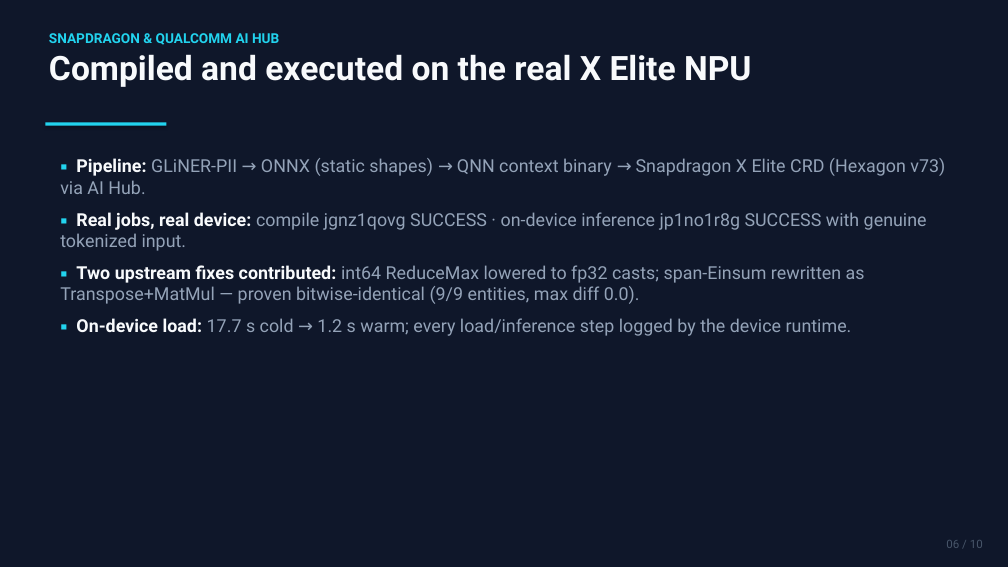
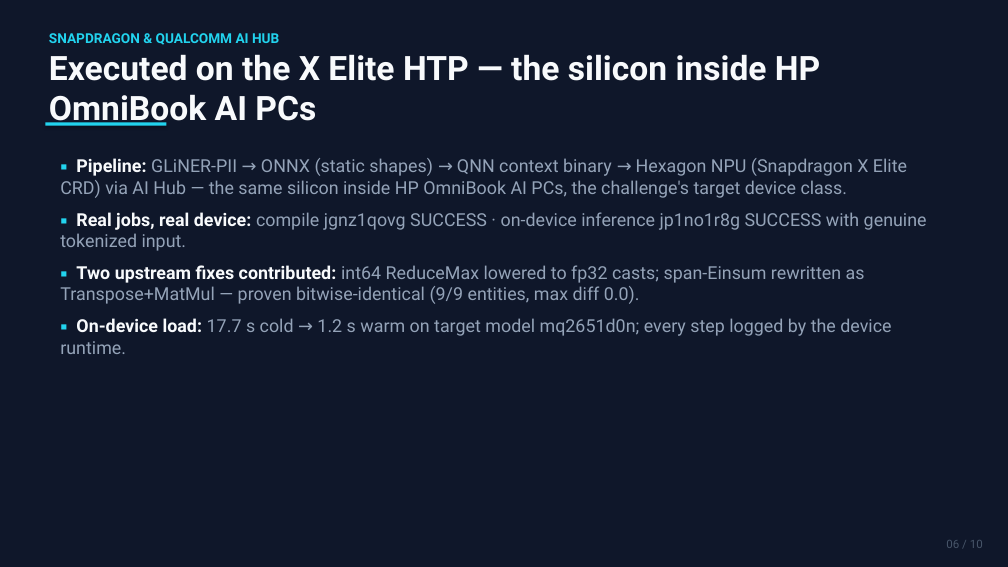
Before and after one commit to upadhyayaditya7/redacta-ai, a slide deck: slide 6 of docs/Redacta_AI_Pitch.pptx. Drawn at 1008x567 pixels with LibreOffice and Linux fonts; fonts in the diff are those of the drawing. Boxes give left, top, right and bottom in pixels: in the first picture for what was removed or moved away, otherwise in the second. Text is boxed around its words. In the diff, an @@ line names an element or a change of style, - is before the commit and + after.

```diff
--- a/docs/Redacta_AI_Pitch.pptx
+++ b/docs/Redacta_AI_Pitch.pptx
@@ text at box(49, 54, 820, 126): text changed @@
-Compiled and executed on the real X Elite NPU
+Executed on the X Elite HTP — the silicon inside HP OmniBook AI PCs
@@ text at box(60, 158, 907, 198): text changed @@
-▪ Pipeline: GLiNER-PII → ONNX (static shapes) → QNN context binary → Snapdragon X Elite CRD (Hexagon v73) via AI Hub.
+▪ Pipeline: GLiNER-PII → ONNX (static shapes) → QNN context binary → Hexagon NPU (Snapdragon X Elite CRD) via AI Hub — the same silicon inside HP OmniBook AI PCs, the challenge's target device class.
@@ text at box(60, 318, 891, 354): text changed @@
-▪ On-device load: 17.7 s cold → 1.2 s warm; every load/inference step logged by the device runtime.
+▪ On-device load: 17.7 s cold → 1.2 s warm on target model mq2651d0n; every step logged by the device runtime.
```
Also in this commit, not shown: 4 other files.
